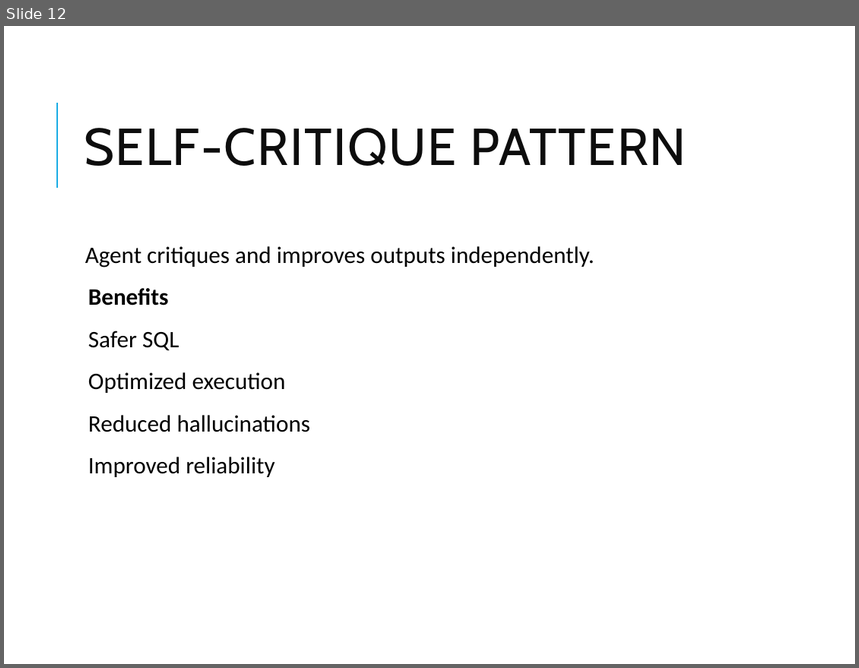
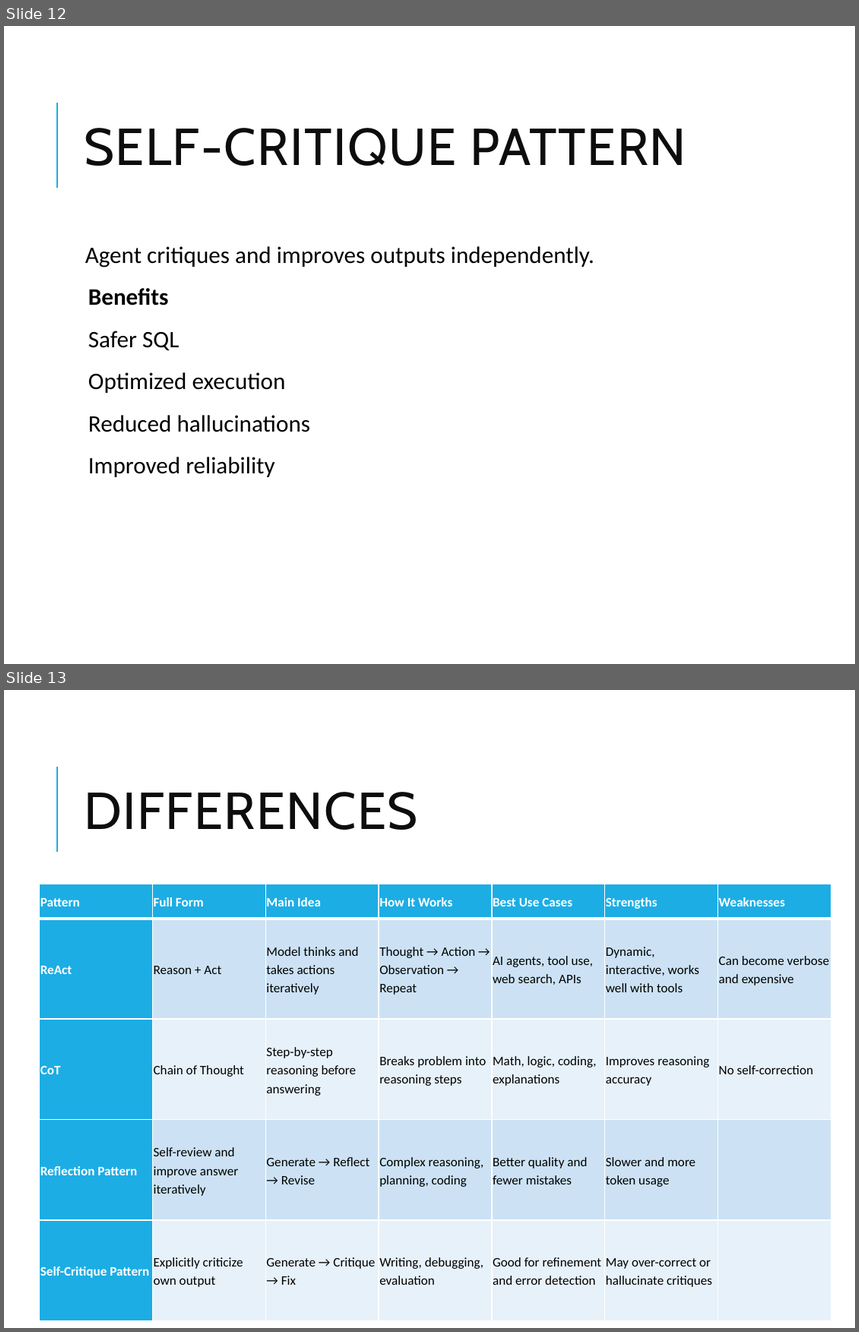
Before and after one commit to vikash-verma-profile/SIG-GENAI-May-2026, a slide deck: Week-3/Day-1/Agentic_AI_Foundations_Data_Engineers.pptx. Shown one above the other, each under a label of ours: slide 12 before the commit, slides 12 and 13 after it. The pictures are 859x668 and 859x1332 pixels, drawn with LibreOffice and Linux fonts; fonts in the diff are those of the drawing. Boxes give left, top, right and bottom in pixels: in the first picture for what was removed or moved away, otherwise in the second. Text is boxed around its words. In the diff, an @@ line names an element or a change of style, - is before the commit and + after.

```diff
--- a/Week-3/Day-1/Agentic_AI_Foundations_Data_Engineers.pptx
+++ b/Week-3/Day-1/Agentic_AI_Foundations_Data_Engineers.pptx
@@ slide 13 added at [4,690,855,1328], background #FFFFFF; not listed: 1 template element that a slide beside it also shows @@
@@ title added at [84,792,417,830], 44 pt, text #0D0D0D @@
+DIFFERENCES
@@ table added at [40,884,832,1322], 5 rows, 7 columns @@
+Pattern | Full Form | Main Idea | How It Works | Best Use Cases | Strengths | Weaknesses
+ReAct | Reason + Act | Model thinks and takes actions iteratively | Thought → Action → Observation → Repeat | AI agents, tool use, web search, APIs | Dynamic, interactive, works well with tools | Can become verbose and expensive
+CoT | Chain of Thought | Step-by-step reasoning before answering | Breaks problem into reasoning steps | Math, logic, coding, explanations | Improves reasoning accuracy | No self-correction
+Reflection Pattern | Self-review and improve answer iteratively | Generate → Reflect → Revise | Complex reasoning, planning, coding | Better quality and fewer mistakes | Slower and more token usage | 
+Self-Critique Pattern | Explicitly criticize own output | Generate → Critique → Fix | Writing, debugging, evaluation | Good for refinement and error detection | May over-correct or hallucinate critiques | 
```
Also in this commit, not shown: 1 other slide added, 4 other files.
